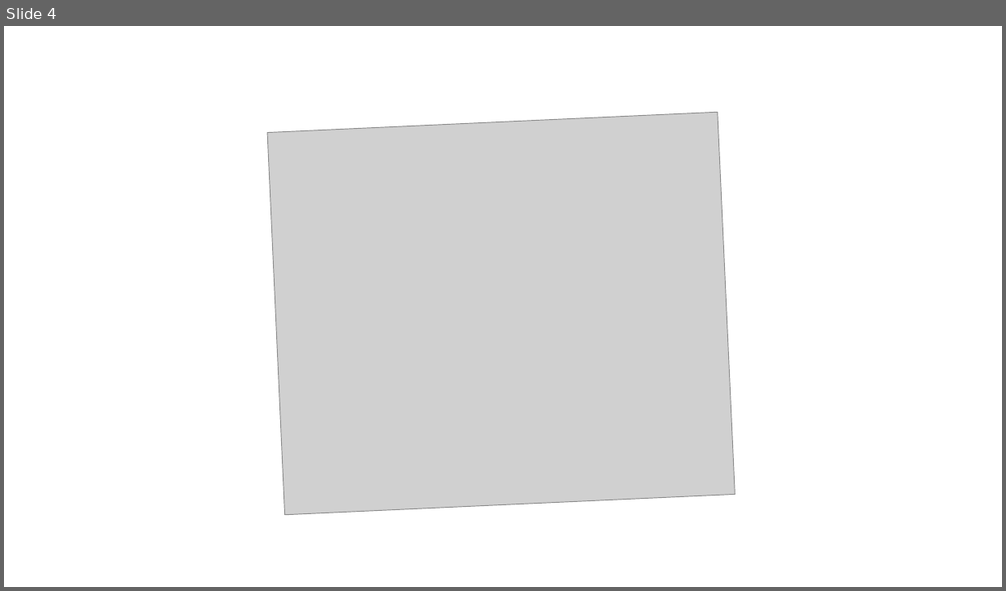
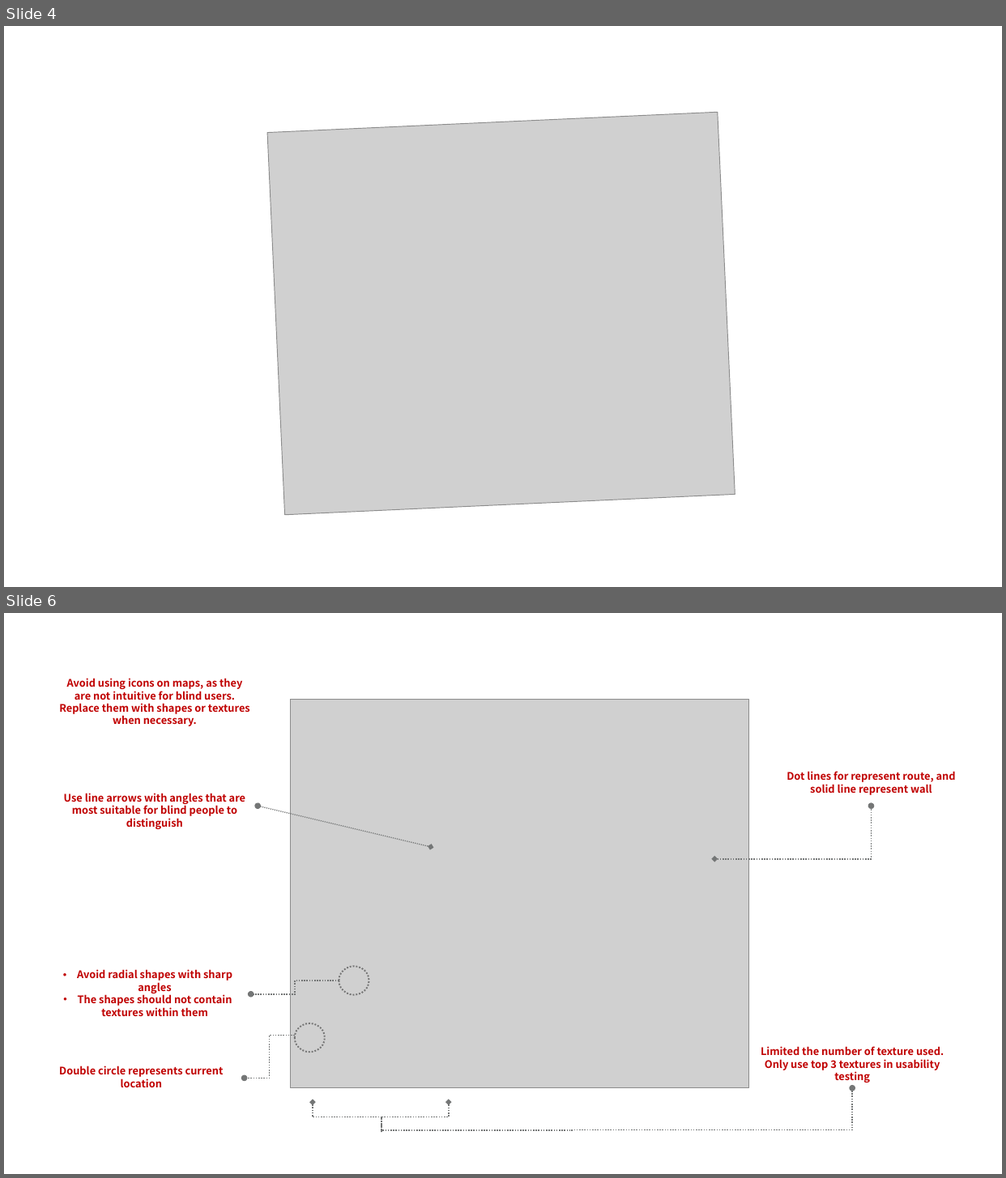
Before and after one commit to yushinliou/yushinliou.github.io, a slide deck: src/assets/2025-01-22-Feel_The_Way/0-figure.pptx. Shown one above the other, each under a label of ours: slide 4 before the commit, slides 4 and 6 after it; the slides between them are not shown. The pictures are 1006x591 and 1006x1178 pixels, drawn with LibreOffice and Linux fonts; fonts in the diff are those of the drawing; grey boxes stand for pictures. Boxes give left, top, right and bottom in pixels: in the first picture for what was removed or moved away, otherwise in the second. Text is boxed around its words. In the diff, an @@ line names an element or a change of style, - is before the commit and + after.

```diff
--- a/src/assets/2025-01-22-Feel_The_Way/0-figure.pptx
+++ b/src/assets/2025-01-22-Feel_The_Way/0-figure.pptx
@@ slide 6 added at (x1=4, y1=613, x2=1002, y2=1174), background #FFFFFF @@
@@ text added at (x1=59, y1=678, x2=250, y2=726), 10 pt, text #C00000, bold @@
+Avoid using icons on maps, as they are not intuitive for blind users. Replace them with shapes or textures when necessary.
@@ picture added at (x1=290, y1=699, x2=749, y2=1088) @@
@@ text added at (x1=786, y1=771, x2=956, y2=795), 10 pt, text #C00000, bold @@
+Dot lines for represent route, and solid line represent wall
@@ text added at (x1=64, y1=793, x2=245, y2=829), 10 pt, text #C00000, bold @@
+Use line arrows with angles that are most suitable for blind people to distinguish
@@ double arrow added from (258, 806) to (431, 847), #747676 1 pt dashed @@
@@ elbow double arrow added from (714, 859) to (872, 806), #747676 1.25 pt dashed @@
@@ text added at (x1=77, y1=969, x2=232, y2=1016), 10 pt, text #C00000, bold @@
+• Avoid radial shapes with sharp angles
+• The shapes should not contain textures within them
@@ ellipse added at (x1=339, y1=966, x2=368, y2=995), outline #747474 1.5 pt dashed @@
@@ elbow arrow added from (339, 981) to (251, 994), #747676 1.25 pt dashed @@
@@ ellipse added at (x1=295, y1=1024, x2=325, y2=1053), outline #747474 1.5 pt dashed @@
@@ elbow arrow added from (295, 1035) to (245, 1079), #747676 1.25 pt dashed @@
@@ text added at (x1=761, y1=1046, x2=944, y2=1083), 10 pt, text #C00000, bold @@
+Limited the number of texture used. Only use top 3 textures in usability testing
@@ text added at (x1=59, y1=1066, x2=224, y2=1088), 10 pt, text #C00000, bold @@
+Double circle represents current location
@@ elbow arrow added from (381, 1132) to (852, 1088), #747676 1.25 pt dashed @@
@@ right brace added at (x1=313, y1=1102, x2=449, y2=1132), outline #747676 1.25 pt dashed @@
```
Also in this commit, not shown: 2 other slides added, 3 other files.
